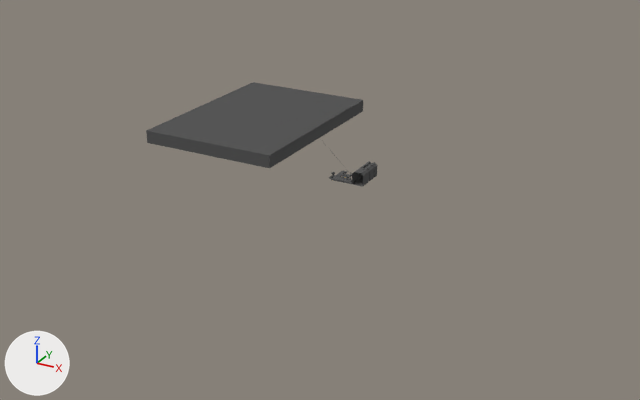
What one commit did to the Blender file Openhypt/OpenhyptProject/Assets/Structures/AcriMinecraftModel.blend.
The view is the same before and after, from a 50 mm camera at (7450.0, -14994.0, 6723.0) aimed at (-471.0, -592.0, -479.0). The lights are fixed; the arrows at lower left show +X, +Y and +Z.

Objects in the first picture: 'KeordisNopass1'.
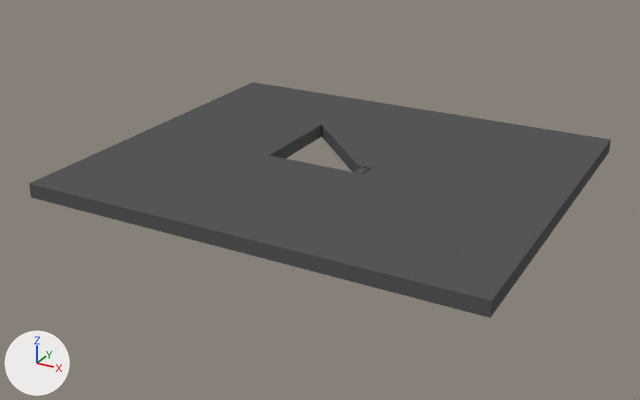
Location of each change, (x1, y1, x2, y2) in pixels of the pictures (640 x 400 px):
'KeordisNopass1.004', shown: after (270, 168, 563, 318)
'KeordisNopass1.003', shown: after (29, 131, 364, 260)
'KeordisNopass1.005', shown: after (322, 100, 611, 219)

What changed in the scene script:
```text
Change ob_keordisnopass1_005:
    remove ob_keordisnopass1_005.hide_viewport = True
Change ob_keordisnopass1_004:
    remove ob_keordisnopass1_004.hide_viewport = True
Change ob_keordisnopass1_003:
    remove ob_keordisnopass1_003.hide_viewport = True
```
